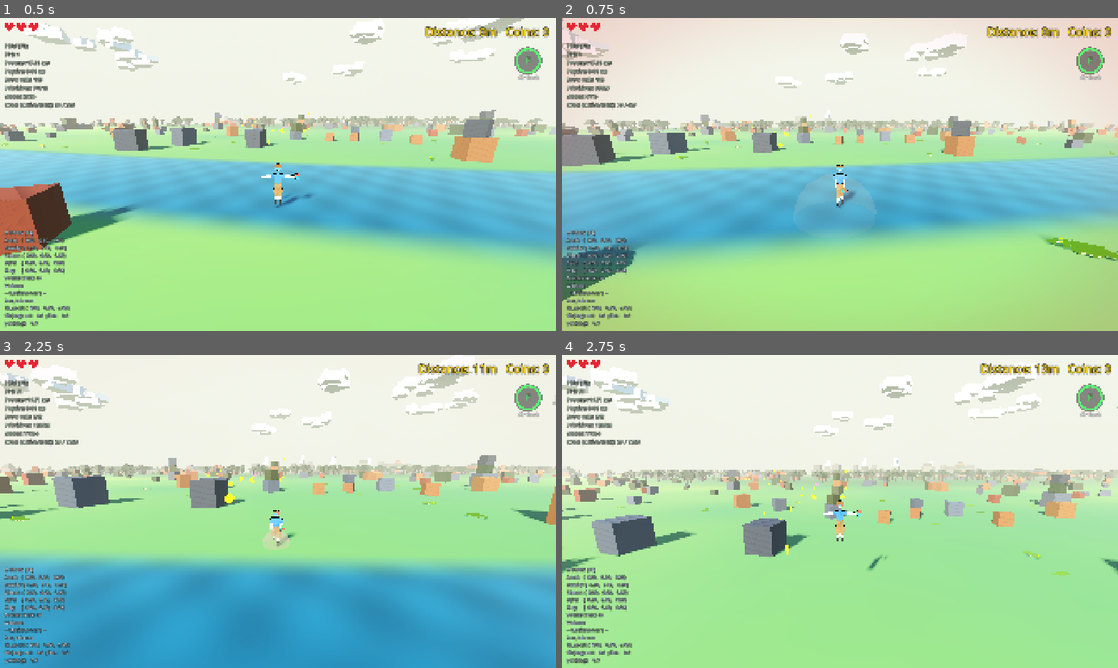
Above: before the commit, frames 1-4 (two rows, left to right).
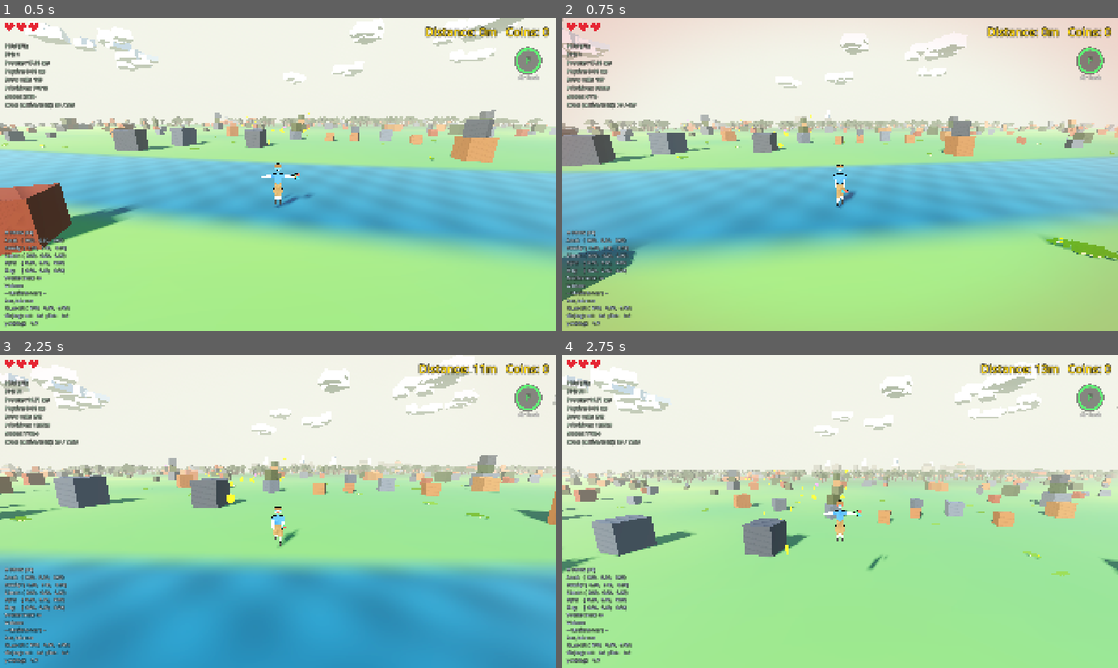
Above: after the commit, the same moments.

Repository: korjavin/godot-test1
Game: Godot game, scene res://scenes/main.tscn
Two runs of this game, one before a commit and one after it. Both use one fixed random seed, a clock stepped at 60 frames per second and the inputs below.
Inputs (mouse positions are in pixels of both pictures, inside the frame that each line leads up to):
- Up to frame 1 (0.5 s): no input
- Up to frame 2 (0.75 s): tap Enter (ui_accept) at 0.5 s; move the mouse to (867, 174) at 0.52 s; hold W (move_forward) from 0.53 s (still down); hold Shift (run) from 0.53 s (still down)
- Up to frame 3 (2.25 s): keep holding W (move_forward); tap Space (jump) at 0.77, 0.8, 1.07, 1.35, 1.52, 1.82 s; move the mouse to (250, 511) at 1.27 s; release Shift (run) at 1.28 s; tap Shift (run) at 1.55 s; move the mouse to (289, 505) at 2.02 s; hold Ctrl (duck) from 2.03 s (still down)
- Up to frame 4 (2.75 s): keep holding W (move_forward); keep holding Ctrl (duck); tap Space (jump) at 2.3 s

Frame 1 is identical in both runs. In frame 2, 0.8% of the frame differs, in the area x 6-57%, y 19-65%; in frame 3, 1.0%, in the area x 0-100%, y 5-63%; in frame 4, less than 0.1%.

Commit message:
fix: address code review findings

Diff:
--- a/scripts/ability_effect.gd
+++ b/scripts/ability_effect.gd
@@ -30,6 +30,19 @@
 ## Our own material, so we can fade albedo + emission each frame.
 var _material: StandardMaterial3D = null
 
+## The one unit sphere every wave ever drawn shares (see setup()).
+static var _shared_sphere_mesh: SphereMesh = null
+
+
+static func _get_shared_sphere_mesh() -> SphereMesh:
+	if _shared_sphere_mesh == null:
+		_shared_sphere_mesh = SphereMesh.new()
+		_shared_sphere_mesh.radius = 1.0
+		_shared_sphere_mesh.height = 2.0
+		_shared_sphere_mesh.radial_segments = 16
+		_shared_sphere_mesh.rings = 8
+	return _shared_sphere_mesh
+
 
 func setup(color: Color, max_radius: float, lifetime: float, delay: float = 0.0) -> void:
 	"""
@@ -47,12 +60,13 @@
 	_base_alpha = color.a
 
 	# A unit-radius sphere, so scaling by r gives a wave of radius r directly.
-	var sphere := SphereMesh.new()
-	sphere.radius = 1.0
-	sphere.height = 2.0
-	sphere.radial_segments = 16
-	sphere.rings = 8
-	mesh = sphere
+	# SHARED, not per-wave: only `scale` ever animates the geometry, and the coin
+	# pickup sparkle spawns one of these on every collected coin (~2/s along the
+	# road) — a fresh SphereMesh each time is a fresh GPU buffer each time, which
+	# is exactly the churn the web build can least afford. Same shared lazy-getter
+	# pattern as endless_terrain._get_shared_unit_box_mesh() and ToonShading's
+	# cache. The MATERIAL still has to be per-instance, since alpha fades per wave.
+	mesh = _get_shared_sphere_mesh()
 
 	# Unshaded + additive-ish translucent + double-sided, so the shell glows and is
 	# visible from inside as it sweeps out past the player.
--- a/scripts/crocodile_lod_manager.gd
+++ b/scripts/crocodile_lod_manager.gd
@@ -172,12 +172,13 @@
 	## (fully simulating) or asleep (frozen), and tell it only when that decision
 	## actually changes — so we never spam the setter every tick.
 	##
-	## The same loop ALSO feeds the danger telegraph for free: we track the
-	## nearest croc that is actively chasing (`is_chasing`) and publish that
-	## distance to the DangerVignette after the loop — zero extra passes. This
-	## is guaranteed complete because any croc that could be chasing is inside
-	## DETECTION_RADIUS (15 m), far inside SIM_RADIUS (45 m), so it is always
-	## awake and always seen by this scan.
+	## The same loop ALSO feeds the danger telegraph for free: for every croc that
+	## is actively chasing (`is_chasing`) we compute how far it has closed its OWN
+	## detection radius and publish the worst of them to the DangerVignette after
+	## the loop — zero extra passes. This is guaranteed complete because any croc
+	## that could be chasing is inside its detection radius (15 m regular, 25 m
+	## boss), far inside SIM_RADIUS (45 m), so it is always awake and always seen
+	## by this scan.
 
 	# Be defensive about the player ref: it can go stale if the player node is
 	# ever freed/replaced. If we don't have a valid one, try to (re)acquire it.
@@ -191,9 +192,13 @@
 
 	var player_pos: Vector3 = _player.global_position
 
-	# Squared distance to the nearest croc currently chasing the player; INF
-	# when nobody is hunting. Published to the danger vignette after the loop.
-	var nearest_chasing_dist_sq: float = INF
+	# Danger telegraph level: 0 = nobody hunting, 1 = a chaser at point blank.
+	# NORMALISED per chaser (distance ÷ that croc's own detection radius) rather
+	# than published as raw metres, because a boss acquires the player at 25 m
+	# while a regular croc only smells at 15 m — a single hardcoded range on the
+	# vignette side would leave the game's biggest threat un-telegraphed for the
+	# first 10 m of its approach. Published to the vignette after the loop.
+	var danger_level: float = 0.0
 
 	for croc in get_tree().get_nodes_in_group("crocodile"):
 		# Skip anything that isn't a live Node3D (e.g. queued for deletion).
@@ -213,8 +218,12 @@
 		# keeps us safe against a group member that doesn't expose the flag
 		# (same defensive style as the has_method filter above). Bosses live in
 		# the same group and expose the same flag, so they telegraph too.
-		if "is_chasing" in croc and croc.is_chasing:
-			nearest_chasing_dist_sq = minf(nearest_chasing_dist_sq, dist_sq)
+		if "is_chasing" in croc and croc.is_chasing and "detection_radius" in croc:
+			# `detection_radius` is the croc's OWN resolved smell range (15 regular,
+			# 25 boss) — never a constant duplicated here, so retuning either radius
+			# moves the telegraph with it. maxf guards a hand-zeroed radius.
+			var radius: float = maxf(croc.detection_radius, 0.001)
+			danger_level = maxf(danger_level, 1.0 - sqrt(dist_sq) / radius)
 
 		# Read the crocodile's current LOD state so we can apply hysteresis and
 		# only call the setter on a real transition. We already filtered to crocs
@@ -225,7 +234,19 @@
 		var currently_active: bool = croc.lod_active
 
 		var should_be_active: bool = currently_active
-		if currently_active:
+		# BOSSES NEVER SLEEP. Every croc's draw cull is deliberately WIDER than the
+		# sleep radius so a visible crocodile is never a frozen-mid-stride sleeper —
+		# but `piglet_crocodile_ai` scales a boss's `visibility_range_end` by its
+		# `boss_scale` (60 m × 2.5…6.0 = 150…360 m) so a mountain of crocodile doesn't
+		# pop into view, which inverts that invariant for exactly the entity the
+		# player looks at most: a boss standing on the road ahead would be drawn as a
+		# motionless statue for the first 100–310 m of its approach. Keeping them
+		# awake restores the invariant and costs nothing — bosses sit one per 300 m of
+		# road, so at most a couple are ever loaded. Same defensive `in` guard as the
+		# `is_chasing` read above.
+		if "is_boss" in croc and croc.is_boss:
+			should_be_active = true
+		elif currently_active:
 			# Awake → only sleep once we're clearly OUTSIDE the buffer (hysteresis).
 			if dist_sq > SLEEP_DISTANCE_SQ:
 				should_be_active = false
@@ -246,15 +267,14 @@
 	# the Game Over screen until Play Again wipes the chunks. Same defensive `in`
 	# guard as the is_chasing read above.
 	if "is_game_over" in _player and _player.is_game_over:
-		nearest_chasing_dist_sq = INF
-
-	# Publish the danger distance (metres; INF = nobody chasing — sqrt(INF) is
-	# still INF, so one unconditional sqrt covers both cases). Group-based and
+		danger_level = 0.0
+
+	# Publish the danger level (0..1; 0 = nobody chasing). Group-based and
 	# null-safe like every other cross-system hook: no vignette in the scene
 	# (e.g. a character scene run in isolation) means we simply skip it.
 	var vignette := get_tree().get_first_node_in_group("danger_vignette")
-	if vignette != null and vignette.has_method("set_danger_distance"):
-		vignette.set_danger_distance(sqrt(nearest_chasing_dist_sq))
+	if vignette != null and vignette.has_method("set_danger_level"):
+		vignette.set_danger_level(clampf(danger_level, 0.0, 1.0))
 
 
 func _scan_coins() -> void:
--- a/scripts/danger_vignette.gd
+++ b/scripts/danger_vignette.gd
@@ -3,10 +3,13 @@
 ## the player a crocodile is actively hunting them BEFORE the bite lands.
 ##
 ## The CrocodileLODManager already iterates every crocodile ~9 Hz with the
-## player position in hand; it publishes the distance to the nearest CHASING
-## croc here via `set_danger_distance()` (group "danger_vignette", null-safe —
-## the project's standard no-hard-refs convention). This node turns that one
-## number into two feedback channels:
+## player position in hand; it publishes a 0..1 danger LEVEL here via
+## `set_danger_level()` (group "danger_vignette", null-safe — the project's
+## standard no-hard-refs convention). A level rather than raw metres because
+## each chaser has its OWN smell range (15 m regular, 25 m boss), so the manager
+## normalises by the radius of the croc that is actually hunting; a single range
+## on this side would leave a boss un-telegraphed over its extra 10 m. This node
+## turns that one number into two feedback channels:
 ##   - VISUAL: a fullscreen ColorRect running a tiny canvas_item shader (built
 ##     in code — no asset files) that tints only the screen edges red, fading
 ##     in as the croc closes. Deliberately cheap: one 2D quad, and even that
@@ -14,22 +17,17 @@
 ##   - AUDIO: the sound manager's pre-baked "heartbeat" loop (see
 ##     sound_manager.gd), fetched via get_loop_player("heartbeat"). We own
 ##     play/stop and drive pitch_scale + volume_db live, so the heart beats
-##     faster and louder as the croc closes 15 m → 0. play() is gated on
-##     is_unlocked() — the browser-gesture gate only guards the manager's own
-##     play_* methods, not loop players driven directly (its documented rule).
+##     faster and louder as the croc closes its detection range → 0. play() is
+##     gated on is_unlocked() — the browser-gesture gate only guards the
+##     manager's own play_* methods, not loop players driven directly.
 ##
-## The published distance only arrives ~9 Hz (the LOD scan cadence), so the
+## The published level only arrives ~9 Hz (the LOD scan cadence), so the
 ## displayed alpha is EASED toward its target every frame — the vignette
 ## breathes smoothly instead of stepping visibly at scan rate.
 
 # ============================================================================
 # CONSTANTS
 # ============================================================================
-
-## Distance (metres) at which danger starts registering. This mirrors the
-## crocodile's DETECTION_RADIUS (15 m) — a croc can only be chasing inside it,
-## so the telegraph ramps over exactly the range where a hunt can exist.
-const DANGER_RANGE: float = 15.0
 
 ## Vignette opacity at point-blank range (danger level 1.0). Kept well under
 ## fully opaque so the world stays readable while the player flees.
@@ -68,9 +66,9 @@
 # STATE
 # ============================================================================
 
-## Latest published distance to the nearest chasing croc (metres). INF means
-## nobody is hunting. Written by the LOD manager ~9 Hz via set_danger_distance.
-var _danger_distance: float = INF
+## Latest published danger level: 0 = nobody hunting, 1 = a chaser at point
+## blank. Written by the LOD manager ~9 Hz via set_danger_level.
+var _danger_level: float = 0.0
 
 ## The alpha actually on screen this frame, eased toward the target.
 var _display_alpha: float = 0.0
@@ -110,15 +108,16 @@
 	visible = false
 
 
-func set_danger_distance(distance: float) -> void:
-	## Called by CrocodileLODManager after each ~9 Hz scan: distance in metres
-	## to the nearest croc whose is_chasing is true, or INF when none.
-	_danger_distance = distance
+func set_danger_level(level: float) -> void:
+	## Called by CrocodileLODManager after each ~9 Hz scan: 0..1, where 1 is a
+	## chasing croc at point blank and 0 is "nobody is hunting". Already
+	## normalised by each chaser's own detection radius (see the header).
+	_danger_level = level
 
 
 func _process(delta: float) -> void:
-	# Danger level t: 0 at DANGER_RANGE (or beyond / INF), 1 at point blank.
-	var t: float = clampf(1.0 - _danger_distance / DANGER_RANGE, 0.0, 1.0)
+	# Danger level t: 0 when nothing hunts, 1 at point blank.
+	var t: float = clampf(_danger_level, 0.0, 1.0)
 
 	# Ease the on-screen alpha toward the target so the 9 Hz publish cadence
 	# never shows as visible steps.
--- a/scripts/mobile_sensors.gd
+++ b/scripts/mobile_sensors.gd
@@ -211,7 +211,32 @@
 ## On a native desktop build (no touchscreen, `OS.has_feature("web")` false) it
 ## returns **false without ever touching JavaScriptBridge**, so desktop mouse
 ## capture happens exactly as before — byte-for-byte unchanged.
+##
+## MEMOISED FOR THE WHOLE SESSION, and that is load-bearing, not a micro-opt. On
+## web the `matchMedia` probes are NOT constant — they flip when a pointing device
+## is attached or detached mid-session. Callers split into two camps: some cache
+## the answer once (`touch_controls._is_touch`, `capture_hint`), others re-ask live
+## (`mobile_input._notification`, the mouse-capture guards). If those two camps ever
+## see different answers the game HARD-FREEZES: the focus-loss handler pauses the
+## tree because it reads "touch", while the touch UI — which caches "not touch" —
+## keeps its "tap to resume" overlay hidden, and `pause_controller` refuses to
+## unpause a pause it did not create. One evaluation per session makes the split
+## impossible by construction (and stops re-running JS on every click).
 static func is_touch_session() -> bool:
+	if _touch_session_cache != CACHE_UNSET:
+		return _touch_session_cache == 1
+	_touch_session_cache = 1 if _probe_touch_session() else 0
+	return _touch_session_cache == 1
+
+
+## Sentinel for "the touch-session probe has not run yet" (see the cache above).
+const CACHE_UNSET: int = -1
+
+## Memoised `is_touch_session()` result: CACHE_UNSET, 0 (no) or 1 (yes).
+static var _touch_session_cache: int = CACHE_UNSET
+
+
+static func _probe_touch_session() -> bool:
 	# Primary signal, consulted on every platform. On desktop this is the ONLY
 	# branch reached, and it is false, so we return false immediately below.
 	if DisplayServer.is_touchscreen_available():
--- a/scripts/piglet_crocodile_ai.gd
+++ b/scripts/piglet_crocodile_ai.gd
@@ -201,6 +201,15 @@
 ## Uniform body scale for a boss (from the terrain's size schedule; 1.0 = unused).
 var boss_scale: float = 1.0
 
+## This crocodile's effective "smell" range — the ONE place that resolves the
+## regular-vs-boss detection radius. `_update_chase_state` reads it, and so does
+## the danger telegraph in `crocodile_lod_manager` (which must normalise each
+## chaser's distance by ITS OWN radius: a boss acquires the player at 25 m, so a
+## telegraph hardcoded to the regular 15 m would stay dark and silent for the
+## first 10 m of the game's biggest threat closing on you). Resolved in _ready()
+## because `setup_as_boss()` is contracted to run before the node enters the tree.
+var detection_radius: float = DETECTION_RADIUS
+
 ## Reference to the player node
 var player_node: Node3D = null
 
@@ -279,6 +288,7 @@
 		# Bosses take NO per-instance random rolls: their size comes from the
 		# terrain's deterministic schedule (boss_scale) and their speeds are fixed,
 		# so a boss regenerates byte-identically when its chunk is revisited.
+		detection_radius = BOSS_DETECTION_RADIUS
 		move_speed_instance = BASE_MOVE_SPEED
 		# The MAX_CHASE_SPEED cap keeps the running-escape hatch true at any distance.
 		chase_speed_instance = minf(BOSS_CHASE_SPEED * distance_factor, MAX_CHASE_SPEED)
@@ -486,9 +496,9 @@
 		player_is_grounded = player_node.is_on_floor()
 
 	# Update chase state based on detection radius AND player grounded state.
-	# Bosses smell farther (still well under the LOD SIM_RADIUS — see the const).
-	var radius: float = BOSS_DETECTION_RADIUS if is_boss else DETECTION_RADIUS
-	if distance_to_player <= radius and player_is_grounded:
+	# Bosses smell farther (still well under the LOD SIM_RADIUS — see the const);
+	# `detection_radius` is resolved once in _ready(), see the var.
+	if distance_to_player <= detection_radius and player_is_grounded:
 		if not is_chasing:
 			# Just started chasing
 			is_chasing = true
--- a/scripts/player_controller.gd
+++ b/scripts/player_controller.gd
@@ -105,7 +105,20 @@
 const LAND_SQUASH_DURATION: float = 0.18
 ## Impacts faster than this (m/s downward) also get a small camera shake and a
 ## flat dust ring at the feet — the "heavy landing" tier.
-const LAND_HARD_SPEED: float = 4.0
+##
+## MUST STAY ABOVE A PLAIN JUMP'S TOUCHDOWN SPEED, which is exactly JUMP_VELOCITY
+## (10.2 m/s — a symmetric arc lands as fast as it left). At the old 4.0 the tier
+## fired on EVERY jump, and even on a 0.56 m step down: constant camera shake and
+## a fresh dust-ring mesh allocated per landing, with the "heavy" reading gone
+## because nothing was ever light. 12.0 means a real drop from above the jump
+## apex — i.e. off a stacked block or a mountain ledge.
+const LAND_HARD_SPEED: float = 12.0
+## Divisor mapping fall speed → squash strength. Also keyed to the jump arc: at
+## the old 10.0 a plain jump saturated the clamp at 1.0, so the documented "a
+## soft hop barely dips, a long drop visibly squashes" scaling never happened —
+## every landing squashed maximally. 16.0 puts a plain jump at ~0.64 and leaves
+## headroom above it for genuine drops.
+const LAND_SQUASH_SPEED_DIVISOR: float = 16.0
 ## Seconds left in the current squash (0 = none) and its 0.2–1.0 strength.
 var land_squash_timer: float = 0.0
 var land_squash_strength: float = 0.0
@@ -1291,7 +1304,7 @@
 		# eased dip itself is applied AFTER the branch chain below, so the walk
 		# bob / idle breathe can't overwrite it on the same frame.
 		land_squash_timer = LAND_SQUASH_DURATION
-		land_squash_strength = clampf(_fall_speed / 10.0, 0.2, 1.0)
+		land_squash_strength = clampf(_fall_speed / LAND_SQUASH_SPEED_DIVISOR, 0.2, 1.0)
 		# Heavy landings additionally kick the camera and puff a flat dust ring
 		# at the feet (the thud above already covers audio on every landing).
 		if _fall_speed > LAND_HARD_SPEED:
Not shown, changed: CLAUDE.md
